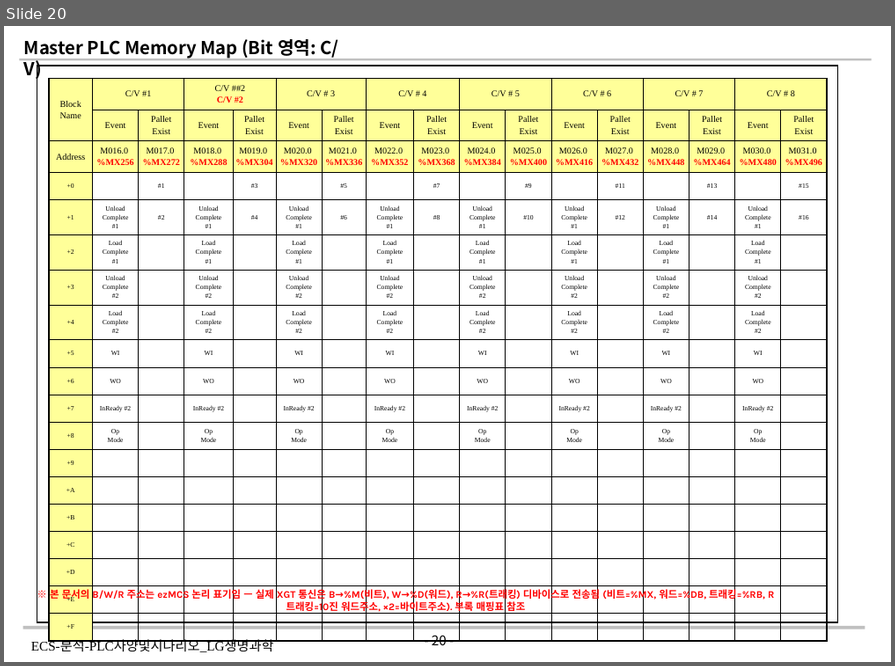
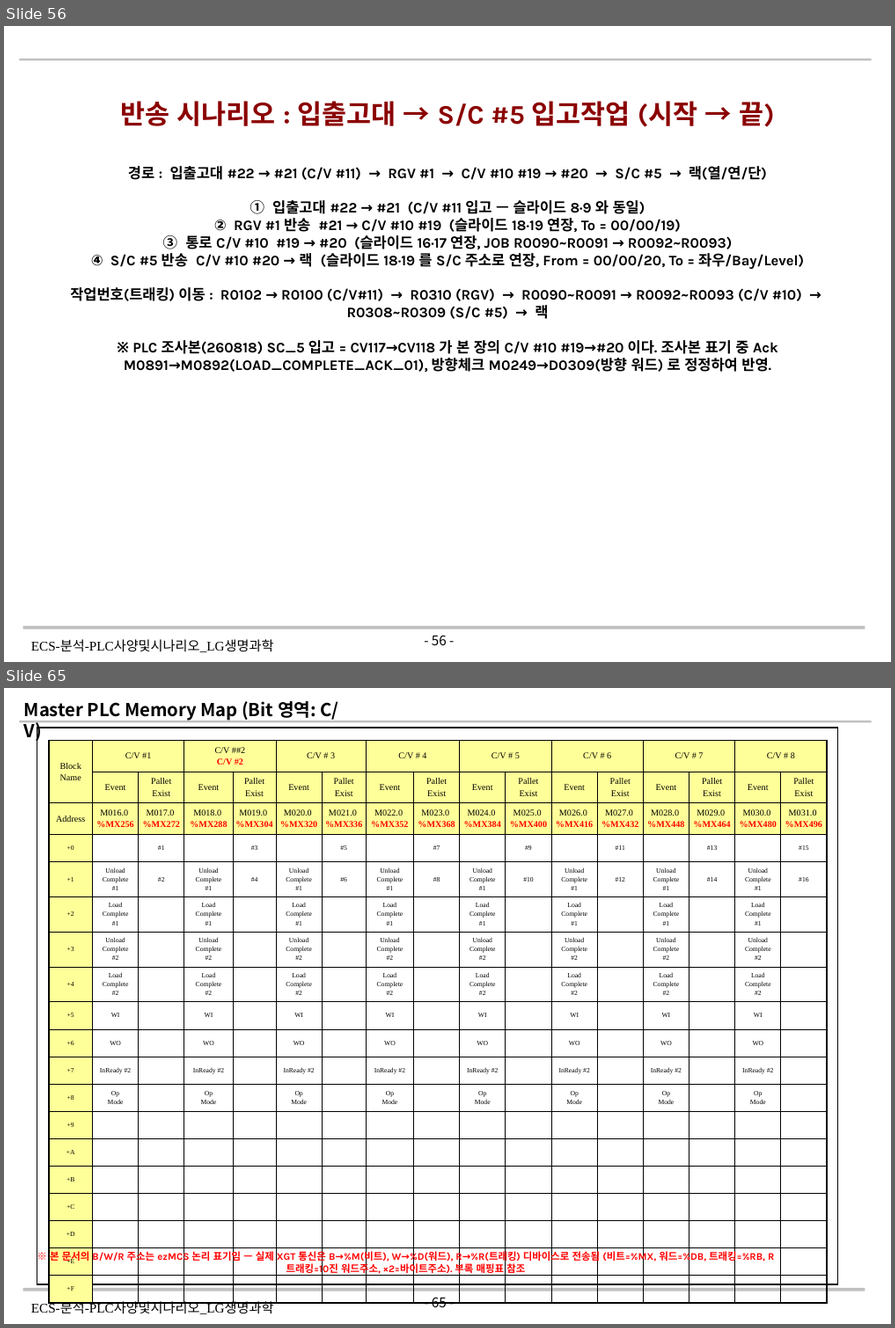
Before and after one commit to yeorijby-coder/LGLS_ALL, a slide deck: ECS-분석-PLC사양및시나리오_LG생명과학_V1.3_20260819.pptx. Shown one above the other, each under a label of ours: slide 20 before the commit, slides 56 and 65 after it; the slides between them are not shown. The pictures are 895x666 and 895x1328 pixels, drawn with LibreOffice and Linux fonts; fonts in the diff are those of the drawing; background and template pictures are left out. Boxes give left, top, right and bottom in pixels: in the first picture for what was removed or moved away, otherwise in the second. Text is boxed around its words. In the diff, an @@ line names an element or a change of style, - is before the commit and + after.

```diff
--- a/ECS-분석-PLC사양및시나리오_LG생명과학_V1.3_20260819.pptx
+++ b/ECS-분석-PLC사양및시나리오_LG생명과학_V1.3_20260819.pptx
@@ slide 56 added at box(4, 26, 891, 662), background #FFFFFF; not listed: 4 template elements that a slide beside it also shows @@
@@ text added at box(120, 101, 775, 127), 24 pt, text #8B0000, bold @@
+반송 시나리오 : 입출고대 → S/C #5 입고작업 (시작 → 끝)
@@ text added at box(70, 166, 804, 372), 13 pt, text #000000, bold @@
+경로 : 입출고대 #22 → #21 (C/V #11) → RGV #1 → C/V #10 #19 → #20 → S/C #5 → 랙(열/연/단)
+① 입출고대 #22 → #21 (C/V #11 입고 — 슬라이드 8·9 와 동일)
+② RGV #1 반송 #21 → C/V #10 #19 (슬라이드 18·19 연장, To = 00/00/19)
+③ 통로 C/V #10 #19 → #20 (슬라이드 16·17 연장, JOB R0090~R0091 → R0092~R0093)
+④ S/C #5 반송 C/V #10 #20 → 랙 (슬라이드 18·19 를 S/C 주소로 연장, From = 00/00/20, To = 좌우/Bay/Level)
+작업번호(트래킹) 이동 : R0102 → R0100 (C/V#11) → R0310 (RGV) → R0090~R0091 → R0092~R0093 (C/V #10) → R0308~R0309 (S/C #5) → 랙
+※ PLC 조사본(260818) SC_5 입고 = CV117→CV118 가 본 장의 C/V #10 #19→#20 이다. 조사본 표기 중 Ack M0891→M0892(LOAD_COMPLETE_ACK_01), 방향체크 M0249→D0309(방향 워드) 로 정정하여 반영.
@@ what was slide 20 is now slide 65 @@
@@ page number at box(432, 1297, 447, 1308): text changed @@
-- 20 -
+- 65 -
```
Also in this commit, not shown: 1 slide changed, 44 other slides added, 14 slides removed.
